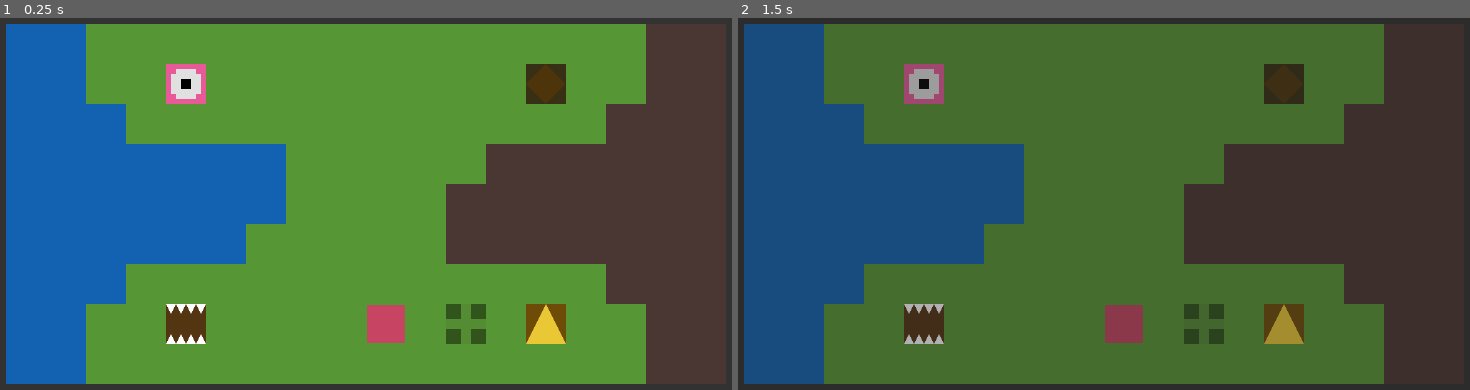
Above: before the commit, frames 1-2 (left to right).
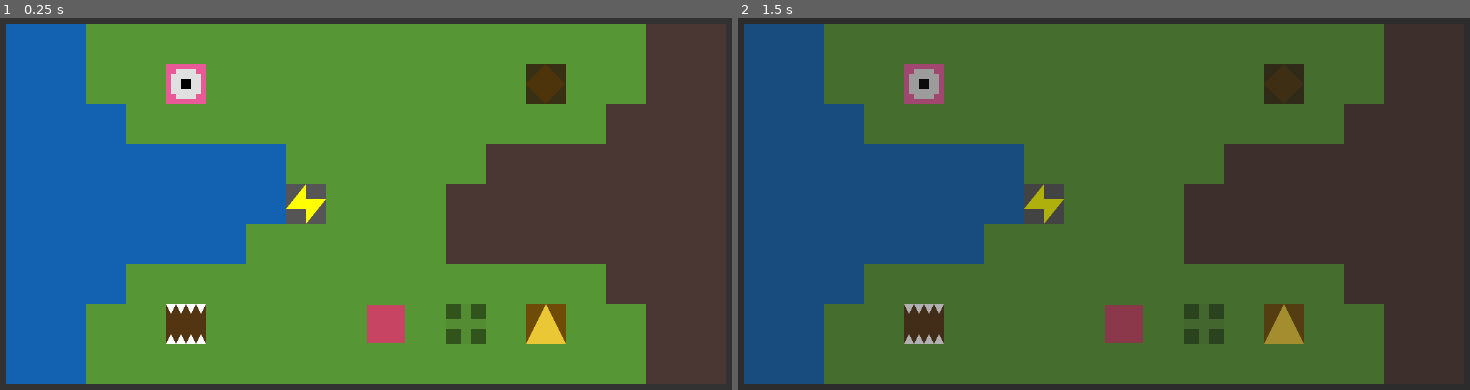
Above: after the commit, the same moments.

Repository: Xaklor/Build-a-Bot-Workshop
Game: Godot game, scene res://scenes/main.tscn
Two runs of this game, one before a commit and one after it. Both use one fixed random seed, a clock stepped at 60 frames per second and the inputs below.
Inputs (mouse positions are in pixels of both pictures, inside the frame that each line leads up to):
- Up to frame 1 (0.25 s): no input
- Up to frame 2 (1.5 s): tap Enter at 0.5 s; move the mouse to (1279, 181) at 0.52 s; click (1279, 181) at 0.6 s; right-click (1279, 181) at 0.8 s; tap Space (timestop) at 1.25 s; move the mouse to (942, 226) at 1.27 s; right-click (942, 226) at 1.35 s

The runs differ from the first frame. In frame 1, 0.6% of the frame differs, in the area x 39-45%, y 44-56%; in frame 2, 0.6%.

Commit message:
added robot 'hunger' and recharging stations

Diff:
--- a/project.godot
+++ b/project.godot
@@ -25,6 +25,7 @@
 repositories=""
 enemies=""
 robots=""
+chargers=""
 
 [input]
 
--- /dev/null
+++ b/scenes/charger.tscn
@@ -0,0 +1,20 @@
+[gd_scene load_steps=2 format=3 uid="uid://cpcbaamwkrmdy"]
+
+[sub_resource type="RectangleShape2D" id="RectangleShape2D_aarob"]
+size = Vector2(64, 64)
+
+[node name="charger" type="Area2D" groups=["chargers"]]
+
+[node name="hitbox" type="CollisionShape2D" parent="."]
+shape = SubResource("RectangleShape2D_aarob")
+
+[node name="color" type="ColorRect" parent="."]
+offset_left = -32.0
+offset_top = -32.0
+offset_right = 32.0
+offset_bottom = 32.0
+color = Color(0.332881, 0.332881, 0.332881, 1)
+
+[node name="bolt" type="Polygon2D" parent="."]
+color = Color(1, 1, 0, 1)
+polygon = PackedVector2Array(0, -32, -32, 8, 0, 8, 0, 32, 32, -8, 0, -8)
--- a/scenes/main.tscn
+++ b/scenes/main.tscn
@@ -1,10 +1,11 @@
-[gd_scene load_steps=13 format=4 uid="uid://bhmq5f3vg5p5e"]
+[gd_scene load_steps=14 format=4 uid="uid://bhmq5f3vg5p5e"]
 
 [ext_resource type="Script" uid="uid://bwncan3rjv7e2" path="res://scripts/main.gd" id="1_jyhfs"]
 [ext_resource type="Texture2D" uid="uid://danfn2f2rmdgr" path="res://assets/basic tileset.png" id="1_o5qli"]
 [ext_resource type="Script" uid="uid://dxxe5j4nvrw4s" path="res://scripts/tile_map.gd" id="1_sugp2"]
 [ext_resource type="PackedScene" uid="uid://vww06adkxjjq" path="res://scenes/robot.tscn" id="2_0wfyh"]
 [ext_resource type="PackedScene" uid="uid://cpxpckcp3810l" path="res://scenes/robot_factory.tscn" id="4_tbgi4"]
+[ext_resource type="PackedScene" uid="uid://cpcbaamwkrmdy" path="res://scenes/charger.tscn" id="6_choun"]
 [ext_resource type="PackedScene" uid="uid://diahunbpiy6p0" path="res://scenes/repository.tscn" id="6_tefeu"]
 [ext_resource type="PackedScene" uid="uid://cxkjehvkb3ect" path="res://scenes/mine.tscn" id="7_o6xl0"]
 [ext_resource type="PackedScene" uid="uid://dtm6rytj8v23a" path="res://scenes/urgle.tscn" id="8_tipki"]
@@ -50,6 +51,9 @@
 position = Vector2(800, 544)
 robot_scene = ExtResource("2_0wfyh")
 
+[node name="charger" parent="." instance=ExtResource("6_choun")]
+position = Vector2(544, 352)
+
 [node name="repository" parent="." instance=ExtResource("6_tefeu")]
 position = Vector2(928, 544)
 
--- a/scenes/repository.tscn
+++ b/scenes/repository.tscn
@@ -28,7 +28,7 @@
 offset_left = 40.0
 offset_top = -32.0
 offset_right = 48.0
-offset_bottom = 35.0
+offset_bottom = 32.0
 mouse_filter = 2
 fill_mode = 3
 show_percentage = false
--- a/scenes/robot.tscn
+++ b/scenes/robot.tscn
@@ -47,3 +47,13 @@
 
 [node name="attack_cooldown" type="Timer" parent="."]
 one_shot = true
+
+[node name="progress_bar" type="ProgressBar" parent="."]
+visible = false
+offset_left = 40.0
+offset_top = -32.0
+offset_right = 48.0
+offset_bottom = 32.0
+value = 100.0
+fill_mode = 3
+show_percentage = false
--- a/scripts/robot.gd
+++ b/scripts/robot.gd
@@ -6,7 +6,8 @@
 
 enum state {
 	IDLE,
-	HARVESTING
+	HARVESTING,
+	RECHARGING
 }
 
 var status: state = state.IDLE
@@ -34,8 +35,27 @@
 		if $attack_highlight.color.a > 0:
 			$attack_highlight.color.a -= 0.01
 
+		if $progress_bar.value >= 100:
+			$progress_bar.visible = false
+
+		if $progress_bar.value <= 80:
+			$progress_bar.visible = true
+
+		#############################################################
+		# FIRST:
+		# if low on energy and a charger is in range, start recharging
+		#############################################################
+		if $progress_bar.value <= 20 and status != state.RECHARGING:
+			var charger_list = get_tree().get_nodes_in_group("chargers")
+			var charger_pos = tile_map.local_to_map(charger_list[0].position)
+			if in_range(charger_pos, 5):
+				status = state.RECHARGING
+				path = navigate(charger_pos)
+				if !path.is_empty():
+					update_claimed_position(charger_pos)
+
 		########################################
-		# FIRST:
+		# SECOND:
 		# if already on a path, continue walking
 		########################################
 		if not path.is_empty():
@@ -44,10 +64,33 @@
 
 			# if we've reached the point, remove it from the path
 			if global_position == target:
+				$progress_bar.value -= 1
 				path.pop_front()
 
+		######################################################
+		# THIRD:
+		# if recharging and standing on a charger, gain energy
+		######################################################
+		elif status == state.RECHARGING and get_overlapping_areas().any(func(x): return x.is_in_group("chargers")):
+			$progress_bar.value += 1
+			if $progress_bar.value >= 100:
+				# if we were in the middle of harvesting, return to harvesting instead of idle
+				if harvest_target != null:
+					status = state.HARVESTING
+					if item == 1:
+						path = navigate(repository_pos)
+						if !path.is_empty():
+							update_claimed_position(repository_pos)
+					else:
+						path = navigate(harvest_pos)
+						if !path.is_empty():
+							update_claimed_position(harvest_pos)
+
+				else:
+					status = state.IDLE
+
 		################################################################
-		# SECOND:
+		# FOURTH:
 		# if idle and standing on a harvestable object, start harvesting
 		################################################################
 		elif status == state.IDLE and get_overlapping_areas().any(func(x): return x.has_meta("harvestable") and x.get_meta("harvestable")):
@@ -62,43 +105,47 @@
 			repository_pos = tile_map.local_to_map(repository_target.position)
 
 		##############################################################################
-		# THIRD:
+		# FIFTH:
 		# if harvesting and standing on a harvestable object, bring item to repository
 		##############################################################################
 		elif status == state.HARVESTING and get_overlapping_areas().any(func(x): return x.has_meta("harvestable") and x.get_meta("harvestable")):
 			harvest_target.inventory -= 20
 			harvest_target.update()
+			item = 1
 			path = navigate(repository_pos)
 			if not path.is_empty():
 				update_claimed_position(repository_pos)
 
 		########################################################################
-		# FOURTH:
+		# SIXTH:
 		# if harvesting and standing on a repository, insert item and fetch more
 		########################################################################
 		elif status == state.HARVESTING and get_overlapping_areas().any(func(x): return x == repository_target):
 			repository_target.inventory += 10
 			repository_target.update()
+			item = 0
 			if harvest_target.inventory > 0:
 				path = navigate(harvest_pos)
 				if not path.is_empty():
 					update_claimed_position(harvest_pos)
 			else:
 				status = state.IDLE
+				harvest_target = null
+				repository_target = null
 
 		##############################################################
-		# FIFTH:
+		# SEVENTH:
 		# if idle and holding a ranged weapon, attack enemies in range
 		##############################################################
 		elif status == state.IDLE and weapon.ranged and $attack_cooldown.time_left <= 0:
 			var enemy_list = get_tree().get_nodes_in_group("enemies")
 			for enemy in enemy_list:
 				var enemy_pos = tile_map.local_to_map(enemy.position)
-				var self_pos = tile_map.local_to_map(position)
-				if abs(self_pos.x - enemy_pos.x) + abs(self_pos.y - enemy_pos.y) <= 3:
+				if in_range(enemy_pos, 3):
 					enemy.take_damage(weapon.attack)
 					$attack_highlight.color.a = 1
 					$attack_cooldown.start()
+					$progress_bar.value -= 5
 					break
 
 func _input(event: InputEvent) -> void:
@@ -130,13 +177,14 @@
 					$color.color = 0xc74462ff
 
 
-func update_claimed_position(pos: Vector2):
+func update_claimed_position(pos: Vector2i):
 	tile_map.claim_pos(claimed_pos, false)
 	claimed_pos = pos
 	tile_map.claim_pos(claimed_pos)
 
-func abandon_orders():
-	pass
+func in_range(pos: Vector2i, dist: int) -> bool:
+	var self_pos = tile_map.local_to_map(position)
+	return abs(self_pos.x - pos.x) + abs(self_pos.y - pos.y) <= dist
 
 # returns shortest path to the target position if possible, takes grid coords
 func navigate(target):
